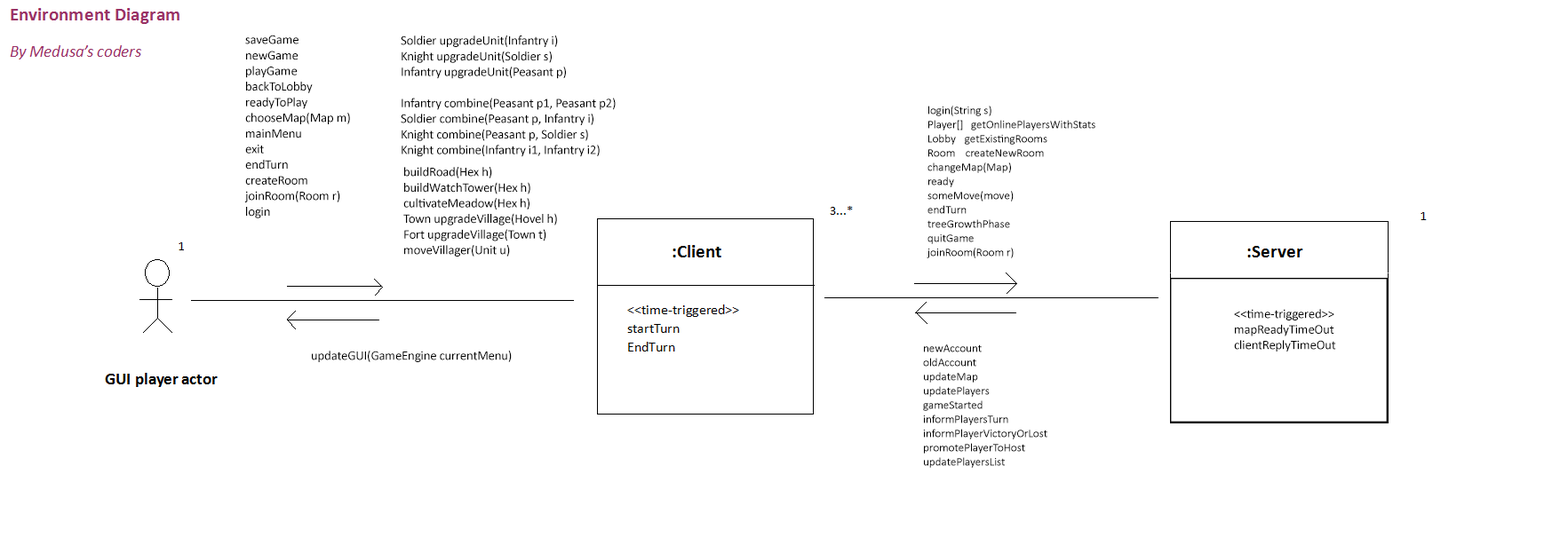
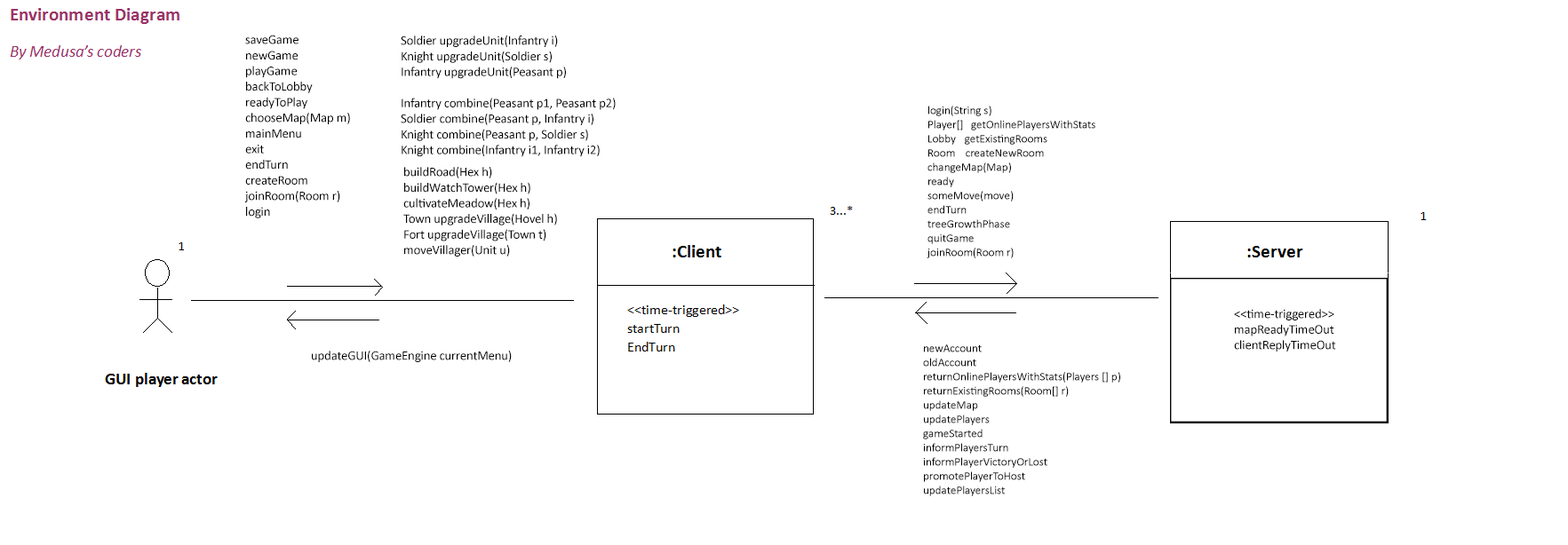
Two versions of the same layered image (1568 × 545). Layer-by-layer changes:
painted on "serverToClient" over (x1=923, y1=372, x2=1121, y2=497)
